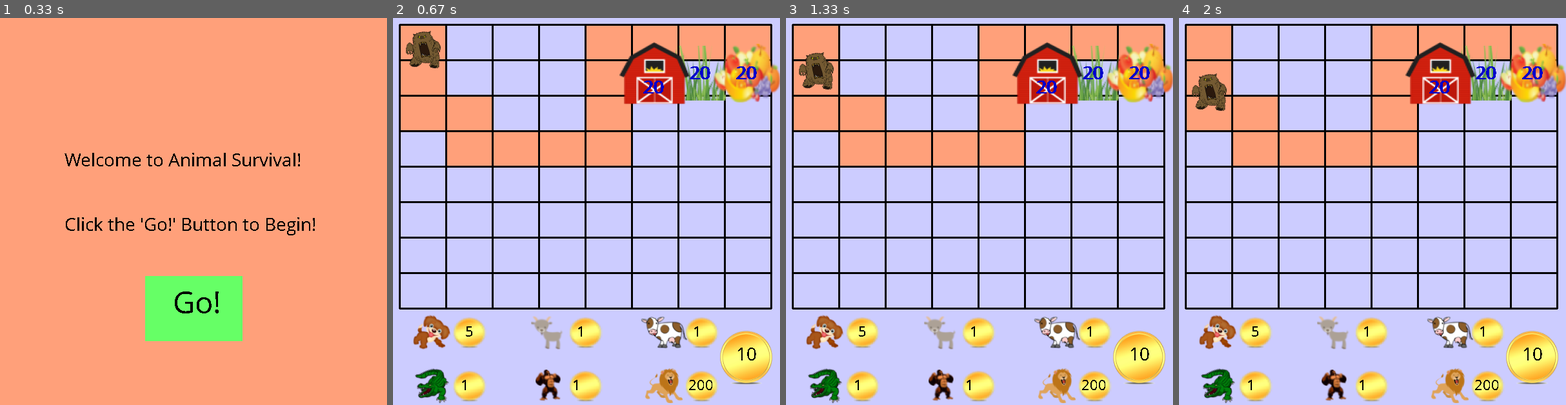
Above: before the commit, frames 1-4 (left to right).
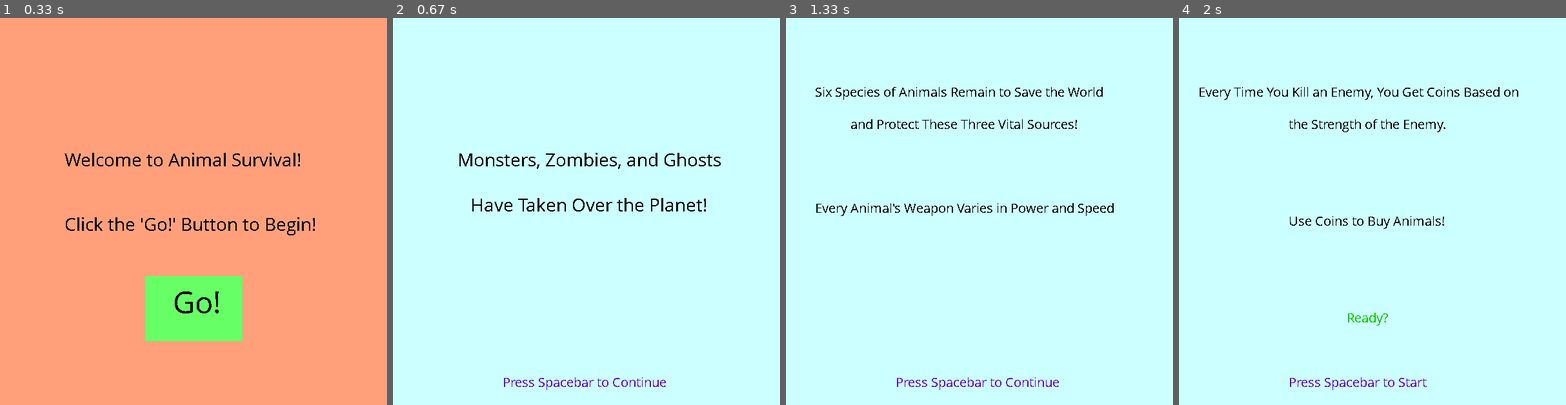
Above: after the commit, the same moments.

Repository: sdomala/Animal-Survival
Game: pygame game, started from CreateGame.py
Same seed, same stepped clock (60 frames per second), same inputs: the game is played once before the commit and once after it.
Inputs:
- Up to frame 1 (0.33 s): no input
- Up to frame 2 (0.67 s): click "Go!" at 0.38 s
- Up to frame 3 (1.33 s): tap Space at 0.67, 1.07 s
- Up to frame 4 (2 s): tap Space at 1.37 s

Frame 1 is identical in both runs. In frame 2, 100% of the frame differs, in the area x 0-100%, y 0-100%; in frame 3, 100%; in frame 4, 100%.

Commit message:
Update CreateGame.py

Diff:
--- a/CreateGame.py
+++ b/CreateGame.py
@@ -49,6 +49,7 @@
         self.lightBlue = (204, 255, 255)
         self.otherLightBlue = (173,216,230)
         self.lightPurple = (204, 204, 255)
+        self.purple = (102, 0, 204)
         self.peach = (255, 229, 153)
         self.lightPink = (255, 204, 204)
         self.lightYellow = (250, 250, 210)
@@ -557,6 +558,7 @@
 
     def timerFired(self, dt):
 
+        print (self.level)
         self.fruitHealth -= (self.enemiesEatingFruit) * 0.0003
         self.grassHealth -= (self.enemiesEatingGrass) * 0.0003
         self.barnHealth -= (self.enemiesEatingBarn) * 0.0003
@@ -589,7 +591,7 @@
 
 
 
-        if self.level == 0 or self.levelDisplay: #Doesn't increment various counters and create/move objects
+        if self.level < 5 or self.levelDisplay: #Doesn't increment various counters and create/move objects
             return
         self.deleteEnemies()
         self.deleteWeapons()
@@ -640,18 +642,18 @@
 
         # Generates the first enemy of each level here
         if self.enemies == [] :
-            if self.level == 1:
+            if self.level == 5:
                 self.enemies = pygame.sprite.Group(Monster(self.boxes[0][0][0]\
                         + self.stepX / 2, self.boxes[0][0][1] + self.stepY / 2,
                         self.numRows, self.numCols, self.firstMargin, self.width,
                         self.height, self.stepY, self.stepX, self.plantBlocks, self.grassSlot, self.direction))
-            elif self.level == 2:
+            elif self.level == 6:
                 self.enemies = pygame.sprite.Group(Zombie(self.boxes[0][0][0]\
                         + self.stepX / 2, self.boxes[0][0][1] + self.stepY / 2,
                         self.numRows, self.numCols, self.firstMargin, self.width,
                         self.height, self.stepY, self.stepX, self.plantBlocks, self.grassSlot, self.direction))
 
-            elif self.level == 3:
+            elif self.level == 7:
                 self.enemies = pygame.sprite.Group(Ghost(self.boxes[0][0][0]\
                         + self.stepX / 2, self.boxes[0][0][1] + self.stepY / 2,
                         self.numRows, self.numCols, self.firstMargin, self.width,
@@ -679,18 +681,18 @@
 
         if self.counter % 141 == 0 and not self.stopMoving: #Every 3 seconds generates an enemy
             y = random.randint (0, 7)
-            if self.level == 1:
+            if self.level == 5:
                 self.enemies.add (pygame.sprite.Group(Monster(self.boxes[0][0][0]\
                         + self.stepX / 2, self.boxes[0][0][1] + self.stepY / 2,
                         self.numRows, self.numCols, self.firstMargin, self.width,
                         self.height, self.stepY, self.stepX, self.plantBlocks, self.grassSlot, self.direction)))
-            elif self.level == 2:
+            elif self.level == 6:
                 self.enemies.add (pygame.sprite.Group(Zombie(self.boxes[0][0][0]\
                         + self.stepX / 2, self.boxes[0][0][1] + self.stepY / 2,
                         self.numRows, self.numCols, self.firstMargin, self.width,
                         self.height, self.stepY, self.stepX, self.plantBlocks, self.grassSlot, self.direction)))
 
-            elif self.level == 3:
+            elif self.level == 7:
                 self.enemies.add (pygame.sprite.Group(Ghost(self.boxes[0][0][0]\
                         + self.stepX / 2, self.boxes[0][0][1] + self.stepY / 2,
                         self.numRows, self.numCols, self.firstMargin, self.width,
@@ -931,13 +933,80 @@
 
 
 
+# Helper functions that displays tutorial screens
+
+    def createFirstScreen (self, screen) :
+        screen.fill (self.lightBlue)
+        myfont = pygame.font.SysFont ('Comic Sans MS', 30)
+        intro = myfont.render ("Monsters, Zombies, and Ghosts", False, (0,0,0))
+        screen.blit (intro, (self.width/2 - 200, self.height/2 - 100))
+        intro2 = myfont.render ("Have Taken Over the Planet!", False, (0,0,0))
+        screen.blit (intro2, (self.width/2 - 180, self.height/2 - 30))
+
+
+        myfont = pygame.font.SysFont ('Comic Sans MS', 22)
+        intro3 = myfont.render ("Press Spacebar to Continue", False, (self.purple))
+        screen.blit (intro3, (self.width/2 - 130, self.height/2 + 250))
+
+
+
+    def createSecondScreen (self, screen) :
+        screen.fill (self.lightBlue)
+        myfont = pygame.font.SysFont ('Comic Sans MS', 22)
+        intro = myfont.render ("Monsters Are the Weakest Enemies. They Consume Grass.", False, (0,0,0))
+        intro2 = myfont.render ("Zombies Are Slightly Stronger. They Consume Fruit.", False, (0,0,0))
+        intro3 = myfont.render ("Ghosts Are the Strongest Enemy. They Haunt the Barn.", False, (0,0,0))
+        intro4 = myfont.render ("Press Spacebar to Continue", False, (self.purple))
+        screen.blit (intro4, (self.width/2 - 130, self.height/2 + 250))
+
+        screen.blit (intro, (self.width/2 - 300, self.height/2 - 250))
+        screen.blit (intro2, (self.width/2 - 260, self.height/2-50))
+        screen.blit (intro3, (self.width/2 - 285, self.height/2 + 150))
+
+
+    def createThirdScreen (self, screen) :
+        screen.fill (self.lightBlue)
+        myfont = pygame.font.SysFont ('Comic Sans MS', 22)
+        intro = myfont.render ("Six Species of Animals Remain to Save the World", False, (0,0,0))
+        intro2 = myfont.render ("and Protect These Three Vital Sources!", False, (0,0,0))
+        intro3 = myfont.render ("Every Animal's Weapon Varies in Power and Speed", False, (0,0,0))
+        intro4 = myfont.render ("Press Spacebar to Continue", False, (self.purple))
+        screen.blit (intro4, (self.width/2 - 130, self.height/2 + 250))
+
+        screen.blit (intro, (45, 100))
+        screen.blit (intro2, (100, 150))
+        screen.blit (intro3, (45, 280))
+
+
+
+    def createFourthScreen (self, screen) :
+        screen.fill (self.lightBlue)
+        myfont = pygame.font.SysFont ('Comic Sans MS', 22)
+        intro = myfont.render ("Every Time You Kill an Enemy, You Get Coins Based on", False, (0,0,0))
+        intro2 = myfont.render ("the Strength of the Enemy.", False, (0,0,0))
+        intro3 = myfont.render ('Use Coins to Buy Animals!', False, (0,0,0))
+        intro4 = myfont.render ('Ready?', False, (0,204,0))
+        intro6 = myfont.render ("Press Spacebar to Start", False, (self.purple))
+        screen.blit (intro6, (self.width/2 - 130, self.height/2 + 250))
+
+
+
+        screen.blit (intro, (30, 100))
+        screen.blit (intro2, (170, 150))
+        screen.blit (intro3, (170, 300))
+        screen.blit (intro4, (260, 450))
+
+
+
+
+
 # Function that displays next level
 
     def displayNextLevel (self, screen) :
         screen.fill (self.black)
         # pygame.font.init()
         myfont = pygame.font.SysFont('Comic Sans MS', 30)
-        textsurface = myfont.render("Welcome to Level " + str (self.level) + "!", False, (255,255,255))
+        textsurface = myfont.render("Welcome to Level " + str (self.level-3) + "!", False, (255,255,255))
         screen.blit(textsurface,(self.width/2 - 135, self.height/2 - 100))
 
         textsurface2 = myfont.render ("Press Space Bar to Continue", False, (255, 255, 255))
@@ -948,6 +1017,8 @@
 
     def keyPressed(self, keyCode, modifier):
         if keyCode == 32: #This is the value associated with the space bar
+            if self.level == 1 or self.level == 2 or self.level == 3 or self.level == 4:
+                self.level += 1
             if self.levelDisplay:
                 self.levelDisplay = False
                 self.weaponCounter -= 1
@@ -971,6 +1042,21 @@
 
         if self.levelDisplay:
             self.displayNextLevel(screen)
+            return
+
+
+        if self.level == 1:
+            self.createFirstScreen (screen)
+            return
+        elif self.level == 2:
+            self.createSecondScreen (screen)
+            return
+        elif self.level == 3:
+            self.createThirdScreen (screen)
+            return
+
+        elif self.level == 4:
+            self.createFourthScreen (screen)
             return
 
         screen.fill(self.lightPurple)
@@ -1077,20 +1163,20 @@
 
         damage = myfont.render ( str (self.damage), False, (255,0,0))
         if self.typeDisplay == "bone":
-            screen.blit (damage, (6 * self.firstMargin + 60 - 37, self.height - 0.75 * self.endMargin -40))
+            screen.blit (damage, (6 * self.firstMargin + 60 - 40, self.height - 0.75 * self.endMargin -40))
 
         elif self.typeDisplay == "horn":
-            screen.blit (damage, (24 * self.firstMargin + 60 -37, self.height - 0.75 * self.endMargin - 40))
+            screen.blit (damage, (24 * self.firstMargin + 60 -40, self.height - 0.75 * self.endMargin - 40))
         elif self.typeDisplay == "milk" :
-            screen.blit (damage, (42 * self.firstMargin + 60 - 41, self.height - 0.75 * self.endMargin - 43))
+            screen.blit (damage, (42 * self.firstMargin + 60 - 42, self.height - 0.75 * self.endMargin - 43))
         elif self.typeDisplay == "water" :
-            screen.blit (damage, (6 * self.firstMargin + 60 - 41, self.height - 0.2 * self.endMargin-43))
+            screen.blit (damage, (6 * self.firstMargin + 60 - 44, self.height - 0.2 * self.endMargin-46))
         elif self.typeDisplay == "banana":
-            screen.blit (damage, (24 * self.firstMargin + 60-41, self.height - 0.2 * self.endMargin-43))
+            screen.blit (damage, (24 * self.firstMargin + 60-47, self.height - 0.2 * self.endMargin-43))
 
         if self.pownage:
             killedEnemy = myfont.render ("Annihilated", False, (0, 153,0))
-            screen.blit (killedEnemy, (self.width/2 - 90, self.height * (6/7)))
+            screen.blit (killedEnemy, (self.width/2 - 90, self.height * (6/7) - 15))
 
 # Helper function that displays animals and prices at the bottom of the screen
 
